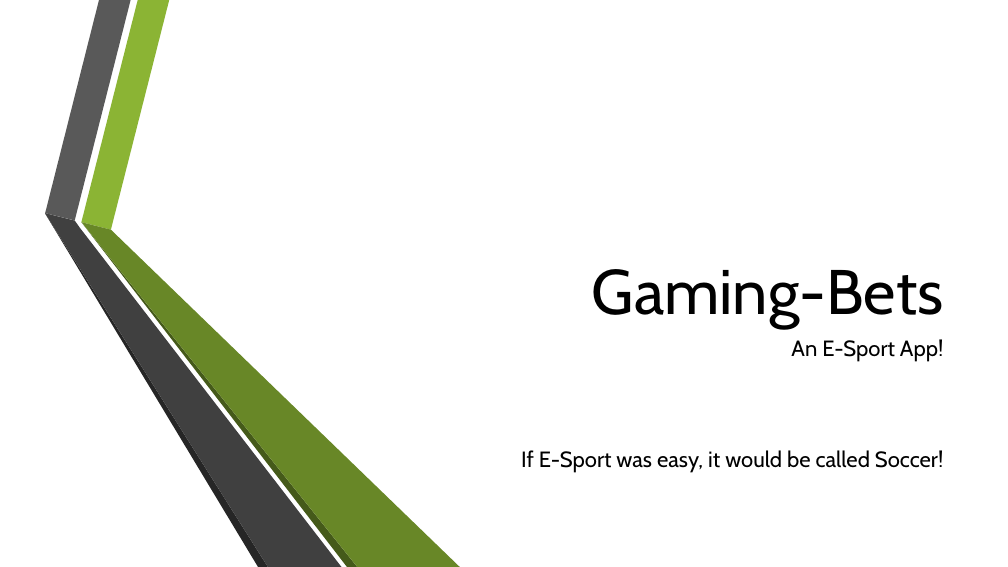
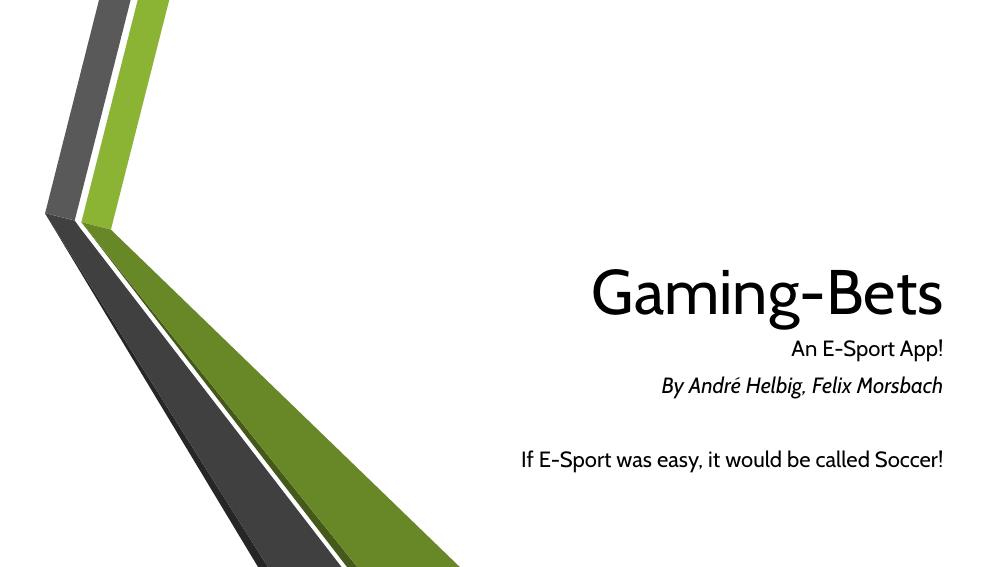
Before and after one commit to GamingBets/documents, a slide deck: slide 1 of Gaming-Bets.pptx. Drawn at 1008x567 pixels with LibreOffice and Linux fonts; fonts in the diff are those of the drawing; background and template pictures are left out. Boxes give left, top, right and bottom in pixels: in the first picture for what was removed or moved away, otherwise in the second. Text is boxed around its words. In the diff, an @@ line names an element or a change of style, - is before the commit and + after.

```diff
--- a/Gaming-Bets.pptx
+++ b/Gaming-Bets.pptx
@@ subtitle at (x1=662, y1=376, x2=944, y2=399): paragraph added @@
+By André Helbig, Felix Morsbach
```
Also in this commit, not shown: 2 other slides changed, 2 slides added.
